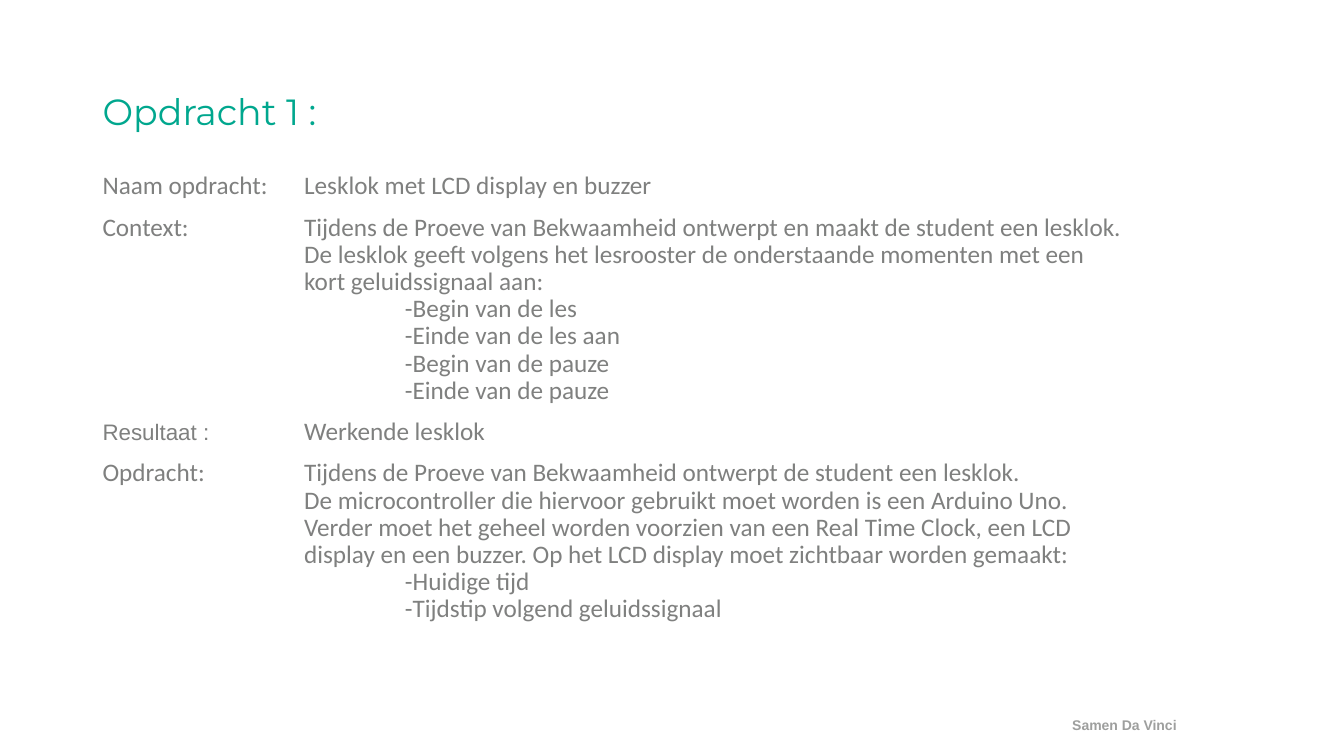
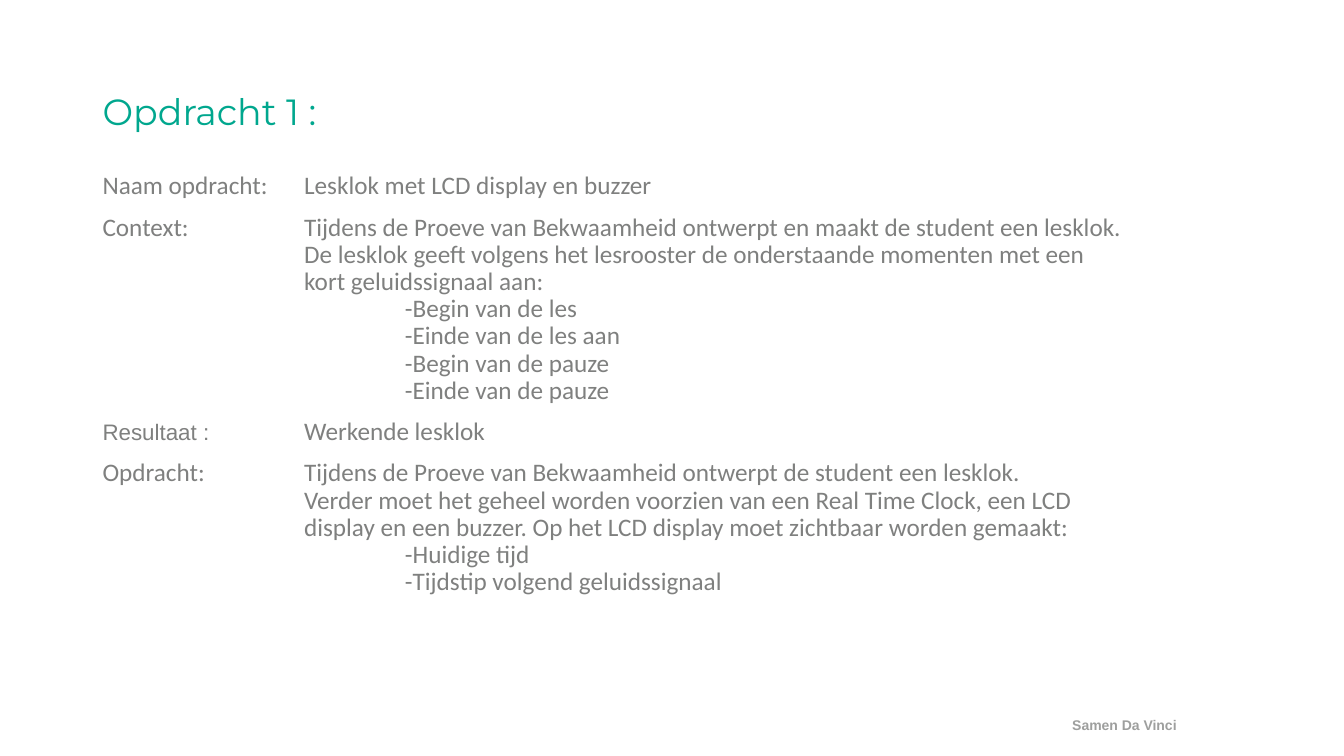
Before and after one commit to ArjanKam/Onderwijs, a slide deck: slide 6 of L03P01_02 - Embedded Design/L03P01 - Week 00 - Overzicht.pptx. Drawn at 1344x756 pixels with LibreOffice and Linux fonts; fonts in the diff are those of the drawing; background and template pictures are left out. Boxes give left, top, right and bottom in pixels: in the first picture for what was removed or moved away, otherwise in the second. Text is boxed around its words. In the diff, an @@ line names an element or a change of style, - is before the commit and + after.

```diff
--- a/L03P01_02 - Embedded Design/L03P01 - Week 00 - Overzicht.pptx
+++ b/L03P01_02 - Embedded Design/L03P01 - Week 00 - Overzicht.pptx
@@ text at <box>103,463,1071,595</box>: text changed @@
-Opdracht: Tijdens de Proeve van Bekwaamheid ontwerpt de student een lesklok.
-De microcontroller die hiervoor gebruikt moet worden is een Arduino Uno.
-Verder moet het geheel worden voorzien van een Real Time Clock, een LCD
-display en een buzzer. Op het LCD display moet zichtbaar worden gemaakt:
--Huidige tijd
--Tijdstip volgend geluidssignaal
+Opdracht: Tijdens de Proeve van Bekwaamheid ontwerpt de student een lesklok.
+Verder moet het geheel worden voorzien van een Real Time Clock, een LCD
+display en een buzzer. Op het LCD display moet zichtbaar worden gemaakt:
+-Huidige tijd
+-Tijdstip volgend geluidssignaal
```
Also in this commit, not shown: 1 other slide changed, 6 other files.
